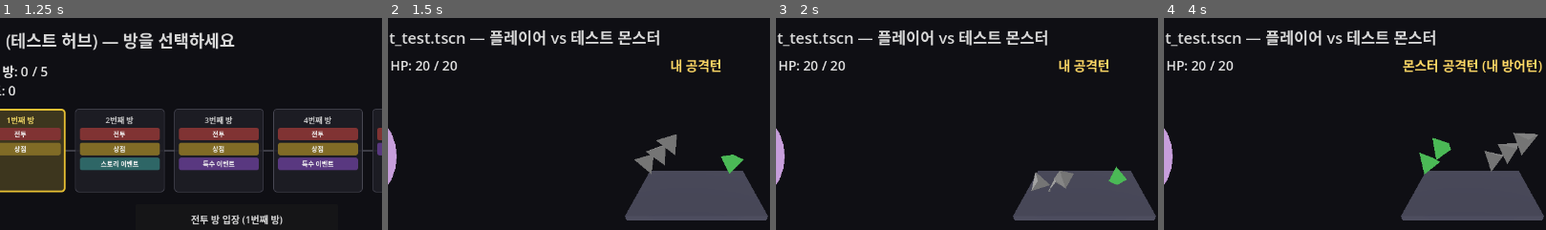
Above: before the commit, frames 1-4 (left to right).
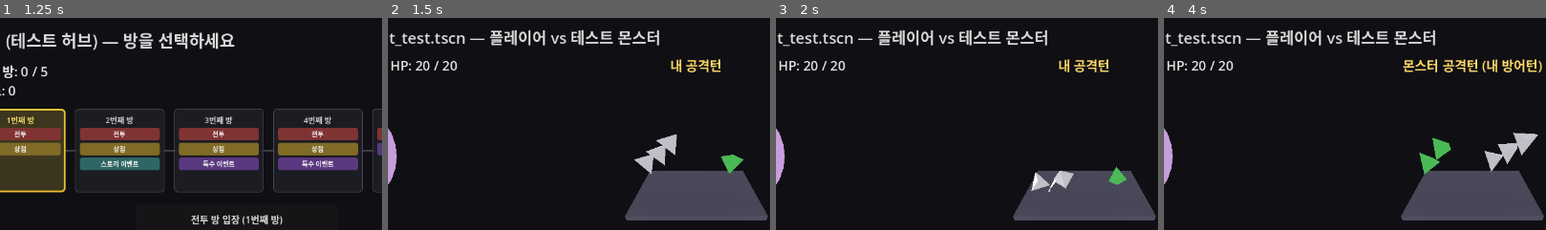
Above: after the commit, the same moments.

Repository: YGseok/ProjectD
Game: Godot game, scene res://code/scenes/character_select.tscn
The game is run twice, just before and just after one commit, with the same random seed, the same clock (stepped at 60 frames per second) and the same inputs.
Inputs:
- Up to frame 1 (1.25 s): click "던전 시작" at 0.5 s
- Up to frame 2 (1.5 s): click "전투 방 입장 (1번째 방)" at 1.25 s
- Up to frame 3 (2 s): no input
- Up to frame 4 (4 s): click "커스터마이징" at 2 s; click "덱 보기" at 2.75 s; click "닫기" at 3.5 s
The pictures show only the part of the screen within x 10-60%, y 0-50%; the shares and areas given below are measured in that part.

Frame 1 is identical in both runs. In frame 2, 0.8% of the frame differs, in the area x 64-76%, y 54-74%; in frame 3, 0.5%; in frame 4, 0.9%, in the area x 83-98%, y 54-73%.

Commit message:
feat: 다이스 재질별 시각 색 추가 (플라스틱/나무/유리/철제 구별)
D8/D10/D12/D20이 정확한 지오메트리를 갖췄지만 재질이 물리/소리만 다르고 색은
전부 같은 회색이라 화면에서 D4와 잘 구별되지 않던 문제를 해결. DiceMaterial에
visual_color/metallic/roughness를 추가하고 die_d4.gd가 몬스터 색 오버라이드가
없을 때만 이를 적용하도록 배선. QA 스크린샷(combat_test_material_swatch.png)으로
네 재질이 뚜렷이 구별됨을 확인, 기존 판정 스위트/전투 회귀 없음.

Diff:
--- a/code/dice/dice_material.gd
+++ b/code/dice/dice_material.gd
@@ -14,3 +14,12 @@
 ## die_d4.gd는 impact_sound가 없으면 재생을 스킵하고 조용히 넘어간다
 ## (배선은 맞춰두고, 나중에 에셋만 채우면 바로 작동).
 @export var impact_sound: AudioStream
+
+## 재질별 시각 색(알파 0이면 틴트 없이 메시 기본 모양을 그대로 씀). 몬스터별
+## color_override(다이스 색으로 몬스터 구분)가 항상 우선하고, 이 색은 플레이어
+## 다이스처럼 color_override가 없을 때만 적용된다 (die_d4.gd `_apply_material()` 참고).
+## D8=나무/D10=유리/D12,D20=철제처럼 재질이 sides에 잠정 배정되므로, 지금은 이 색이
+## 다이스가 몇 면체인지 짐작하는 시각적 단서 역할도 겸한다.
+@export var visual_color: Color = Color(1, 1, 1, 0)
+@export var metallic: float = 0.0
+@export var roughness: float = 0.6
--- a/code/dice/die_d4.gd
+++ b/code/dice/die_d4.gd
@@ -309,6 +309,23 @@
 		_audio_player.stream = material.impact_sound
 	else:
 		_apply_fallback_sound()
+	_apply_visual_tint()
+
+
+## 재질별 시각 색(플라스틱/나무/유리/철제)을 메시에 입힌다. 몬스터 다이스 색
+## (color_override)이 이미 걸려 있으면 몬스터 구분이 더 중요하므로 건드리지 않는다.
+func _apply_visual_tint() -> void:
+	if color_override.a > 0.0:
+		return
+	if material.visual_color.a <= 0.0:
+		return
+	var mat := StandardMaterial3D.new()
+	mat.albedo_color = material.visual_color
+	mat.metallic = material.metallic
+	mat.roughness = material.roughness
+	if material.visual_color.a < 1.0:
+		mat.transparency = BaseMaterial3D.TRANSPARENCY_ALPHA
+	_mesh_instance.material_override = mat
 
 
 func _apply_fallback_sound() -> void:
--- a/code/scenes/combat_test.gd
+++ b/code/scenes/combat_test.gd
@@ -616,6 +616,25 @@
 	die.rotation = Vector3(0.5, 0.6, 0.0)
 
 
+## QA 디버그 전용 — 재질별 시각 색(visual_color) 추가 검증용. D4(플라스틱)/D8(나무)/
+## D10(유리)/D12(철제) 하나씩을 나란히 띄우고 `_material_for_sides()`로 실제 게임과
+## 동일하게 재질을 배정해, 네 재질이 눈으로 뚜렷이 구별되는지 한 장으로 확인한다.
+func _debug_show_material_swatch() -> void:
+	_clear_dice()
+	var sides_list := [4, 8, 10, 12]
+	for i in sides_list.size():
+		var die := DieScene.instantiate()
+		die.sides = sides_list[i]
+		die.die_size = 0.5
+		var material := _material_for_sides(die.sides)
+		if material != null:
+			die.material = material
+		dice_root.add_child(die)
+		die.transform = Transform3D(Basis(), Vector3(-1.8 + i * 1.2, 1.0, 0))
+		die.freeze = true
+		die.rotation = Vector3(0.5, 0.6, 0.0)
+
+
 ## QA 전용 래퍼 — 패배 시 표정(플레이어 분노, 몬스터 기쁨)을 스크린샷으로 확인하기
 ## 위함. randi() 기반 분노/슬픔 분기 중 "분노" 쪽을 강제로 보여준다.
 func _debug_show_defeat_expressions() -> void:
--- a/resources/materials/glass.tres
+++ b/resources/materials/glass.tres
@@ -7,3 +7,6 @@
 material_name = "glass"
 bounce = 0.45
 friction = 0.35
+visual_color = Color(0.75, 0.92, 0.95, 0.7)
+metallic = 0.0
+roughness = 0.05
--- a/resources/materials/metal.tres
+++ b/resources/materials/metal.tres
@@ -7,3 +7,6 @@
 material_name = "metal"
 bounce = 0.15
 friction = 0.4
+visual_color = Color(0.72, 0.74, 0.78, 1)
+metallic = 0.9
+roughness = 0.3
--- a/resources/materials/plastic.tres
+++ b/resources/materials/plastic.tres
@@ -7,3 +7,6 @@
 material_name = "plastic"
 bounce = 0.3
 friction = 0.6
+visual_color = Color(0.88, 0.88, 0.92, 1)
+metallic = 0.0
+roughness = 0.4
--- a/resources/materials/wood.tres
+++ b/resources/materials/wood.tres
@@ -7,3 +7,6 @@
 material_name = "wood"
 bounce = 0.2
 friction = 0.75
+visual_color = Color(0.55, 0.35, 0.18, 1)
+metallic = 0.0
+roughness = 0.9
Not shown, changed: docs/DESIGN.md
Not shown, changed: docs/STATUS.md
